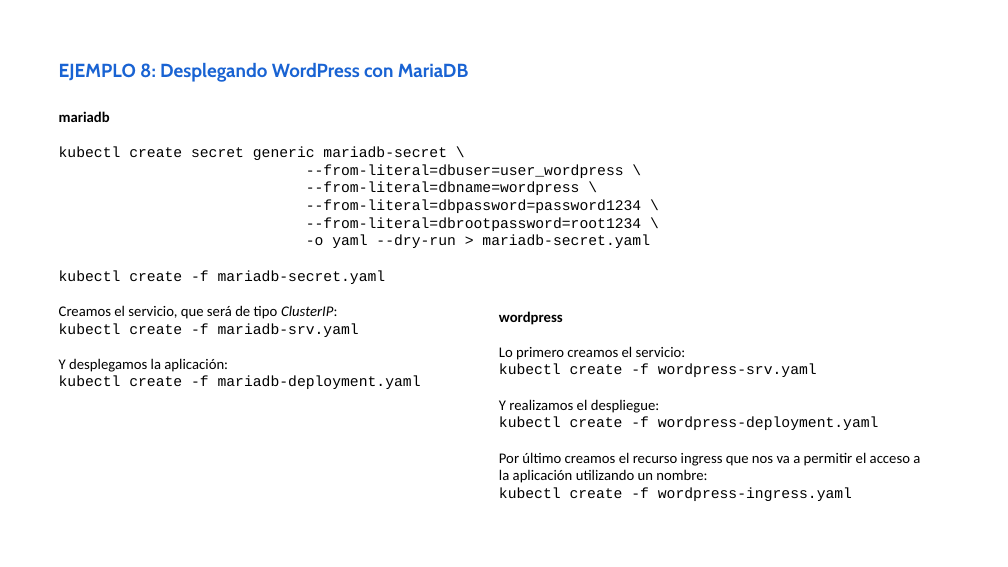
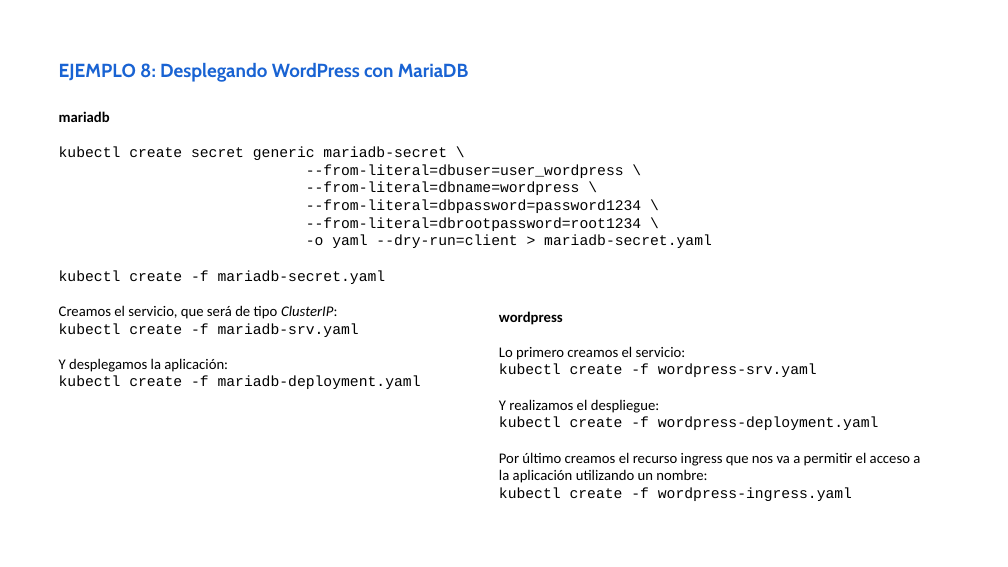
Before and after one commit to iesgn/curso_kubernetes_2020, a slide deck: slide 12 of unidad4/presentacion_unidad4.odp. Drawn at 1008x567 pixels with LibreOffice and Linux fonts; fonts in the diff are those of the drawing. Boxes give left, top, right and bottom in pixels: in the first picture for what was removed or moved away, otherwise in the second. Text is boxed around its words. In the diff, an @@ line names an element or a change of style, - is before the commit and + after.

```diff
--- a/unidad4/presentacion_unidad4.odp
+++ b/unidad4/presentacion_unidad4.odp
@@ text at (306, 235, 712, 248): text changed @@
--o yaml --dry-run > mariadb-secret.yaml
+-o yaml --dry-run=client > mariadb-secret.yaml
```
Also in this commit, not shown: 6 other files.
